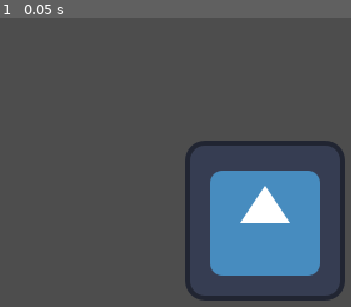
Above: before the commit, frame 1.
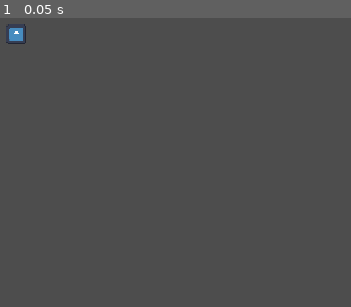
Above: after the commit, the same moment.

Repository: Burger-Bois/LD55-The-Only-Team
Game: Godot game, scene res://src/main.tscn
The game is run twice, just before and just after one commit, with the same random seed, the same clock (stepped at 60 frames per second) and the same inputs. The engine's default icon, where the game draws it, is replaced by a stand-in: a white triangle on a blue panel in a dark square.
Inputs:
- Up to frame 1 (0.05 s): no input

The runs differ from the first frame. In frame 1, 14% of the frame differs, in the area x 1-99%, y 2-98%.

Commit message:
Add grid and actor

Diff:
--- a/project.godot
+++ b/project.godot
@@ -15,6 +15,10 @@
 config/features=PackedStringArray("4.2", "Forward Plus")
 config/icon="res://icon.svg"
 
+[autoload]
+
+Constants="*res://src/common/constants.gd"
+
 [display]
 
 window/size/viewport_width=640
--- /dev/null
+++ b/src/actors/actor.gd
@@ -0,0 +1,10 @@
+class_name Actor extends Node2D
+
+
+@export
+var coords: Vector2i
+
+
+func _enter_tree():
+    var level = get_parent() as Level
+    level.add_actor(coords, self)
--- /dev/null
+++ b/src/actors/actor.tscn
@@ -0,0 +1,11 @@
+[gd_scene load_steps=3 format=3 uid="uid://cqwy3i70vh31l"]
+
+[ext_resource type="Script" path="res://src/actors/actor.gd" id="1_s0uao"]
+[ext_resource type="Texture2D" uid="uid://m67p7mmx1m5g" path="res://icon.svg" id="2_y1p1u"]
+
+[node name="Actor" type="Node2D"]
+script = ExtResource("1_s0uao")
+
+[node name="Icon" type="Sprite2D" parent="."]
+scale = Vector2(0.125, 0.125)
+texture = ExtResource("2_y1p1u")
--- /dev/null
+++ b/src/common/constants.gd
@@ -0,0 +1,5 @@
+extends Node
+
+
+const GRID_SIZE := Vector2i(12, 12)
+const CELL_SIZE := Vector2i(16, 16)
--- /dev/null
+++ b/src/levels/level.gd
@@ -0,0 +1,28 @@
+class_name Level extends Node2D
+
+
+const DEFAULT_CELL_VALUE := null
+
+# Array[Array[Actor]]
+var _grid: Array[Array]
+
+
+func _init():
+    for column_i in Constants.GRID_SIZE.x:
+        var column := []
+        for row_i in Constants.GRID_SIZE.y:
+            column.append(DEFAULT_CELL_VALUE)
+        _grid.append(column)
+
+
+func _ready():
+    for column_i in range(_grid.size()):
+        var column = _grid[column_i]
+        for row_i in range(column.size()):
+            var actor = column[row_i] as Actor
+            if is_instance_valid(actor):
+                actor.position = Vector2(column_i, row_i) * Vector2(Constants.CELL_SIZE)
+
+
+func add_actor(coords: Vector2i, actor: Actor):
+    _grid[coords.x][coords.y] = actor
--- /dev/null
+++ b/src/levels/level.tscn
@@ -0,0 +1,10 @@
+[gd_scene load_steps=3 format=3 uid="uid://cg763p1ppwhqd"]
+
+[ext_resource type="Script" path="res://src/levels/level.gd" id="1_yrqrj"]
+[ext_resource type="PackedScene" uid="uid://cqwy3i70vh31l" path="res://src/actors/actor.tscn" id="2_udx8b"]
+
+[node name="Level" type="Node2D"]
+script = ExtResource("1_yrqrj")
+
+[node name="Actor" parent="." instance=ExtResource("2_udx8b")]
+coords = Vector2i(8, 2)
--- a/src/main.tscn
+++ b/src/main.tscn
@@ -1,9 +1,7 @@
 [gd_scene load_steps=2 format=3 uid="uid://wvum4yqp3qe4"]
 
-[ext_resource type="Texture2D" uid="uid://m67p7mmx1m5g" path="res://icon.svg" id="1_7f4uy"]
+[ext_resource type="PackedScene" uid="uid://cg763p1ppwhqd" path="res://src/levels/level.tscn" id="1_pyfi7"]
 
 [node name="Main" type="Node"]
 
-[node name="Icon" type="Sprite2D" parent="."]
-position = Vector2(327, 181)
-texture = ExtResource("1_7f4uy")
+[node name="Level" parent="." instance=ExtResource("1_pyfi7")]
